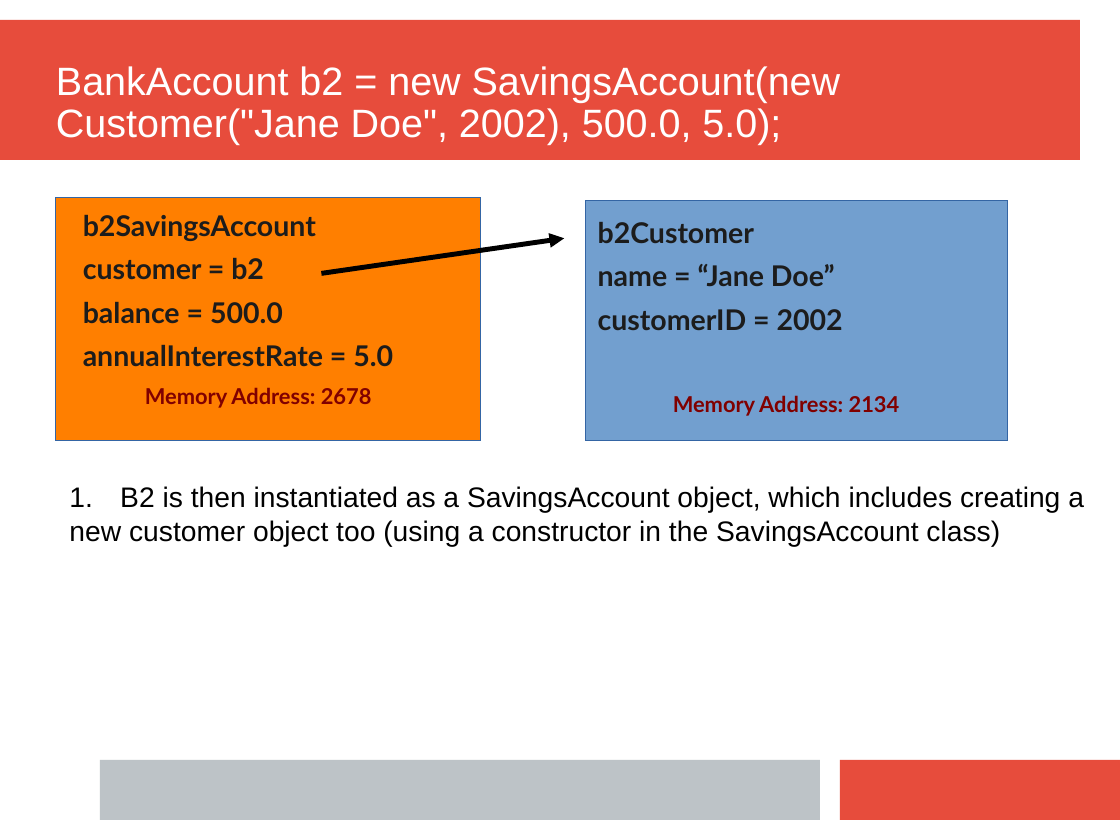
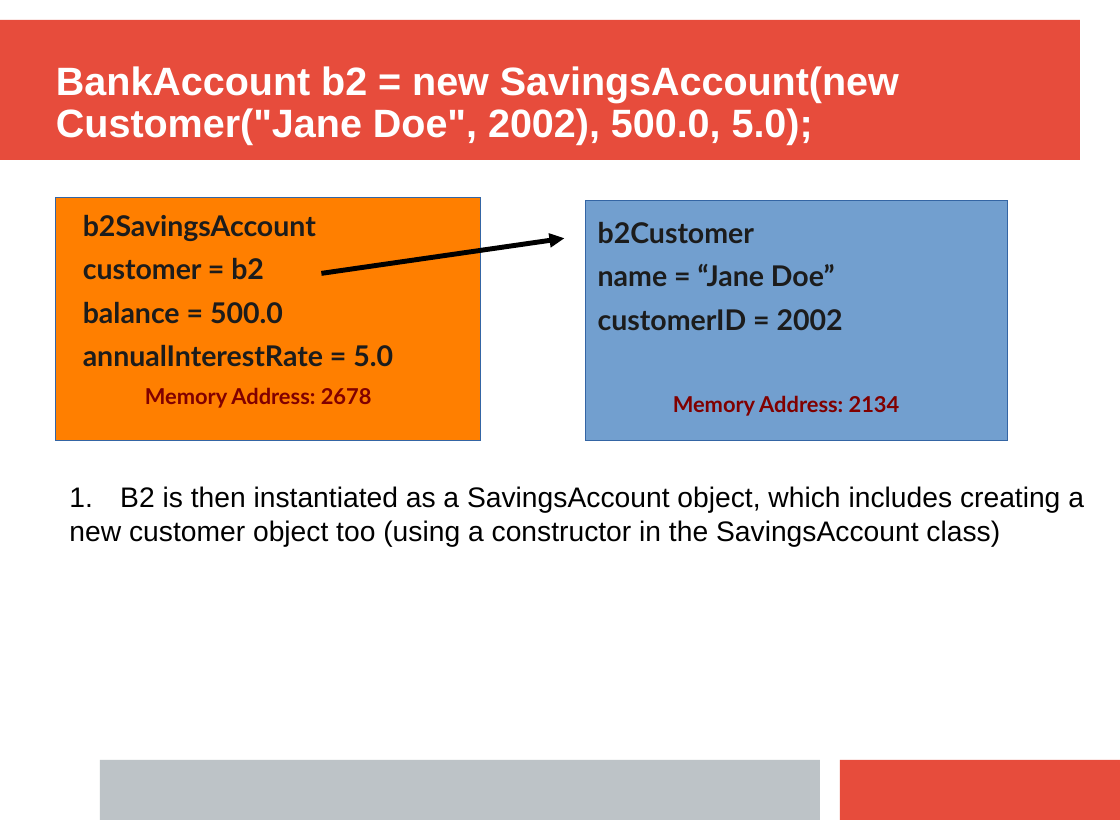
Before and after one commit to CPSC-233-Group-2018/Assignments, a slide deck: slide 3 of Assignment 7/AS7.pptx. Drawn at 1120x840 pixels with LibreOffice and Linux fonts; fonts in the diff are those of the drawing. Boxes give left, top, right and bottom in pixels: in the first picture for what was removed or moved away, otherwise in the second. Text is boxed around its words. In the diff, an @@ line names an element or a change of style, - is before the commit and + after.

Commit message:
bolded new slide title

```diff
--- a/Assignment 7/AS7.pptx
+++ b/Assignment 7/AS7.pptx
@@ title "BankAccount b2 = new SavingsAccount(new ..." at (56,66,899,145): bold on @@
```
